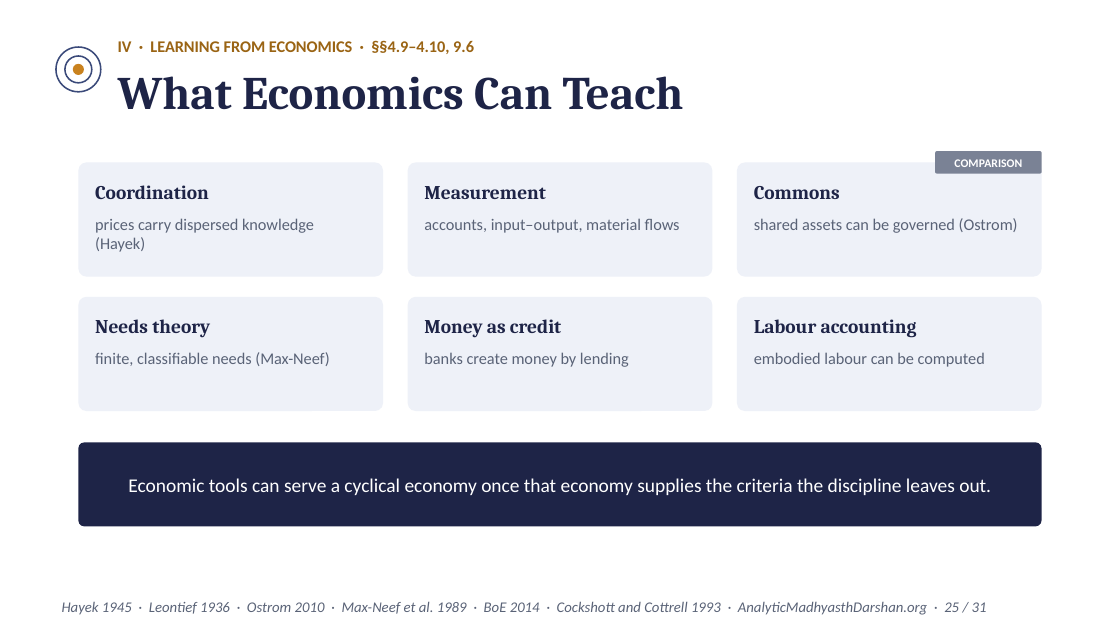
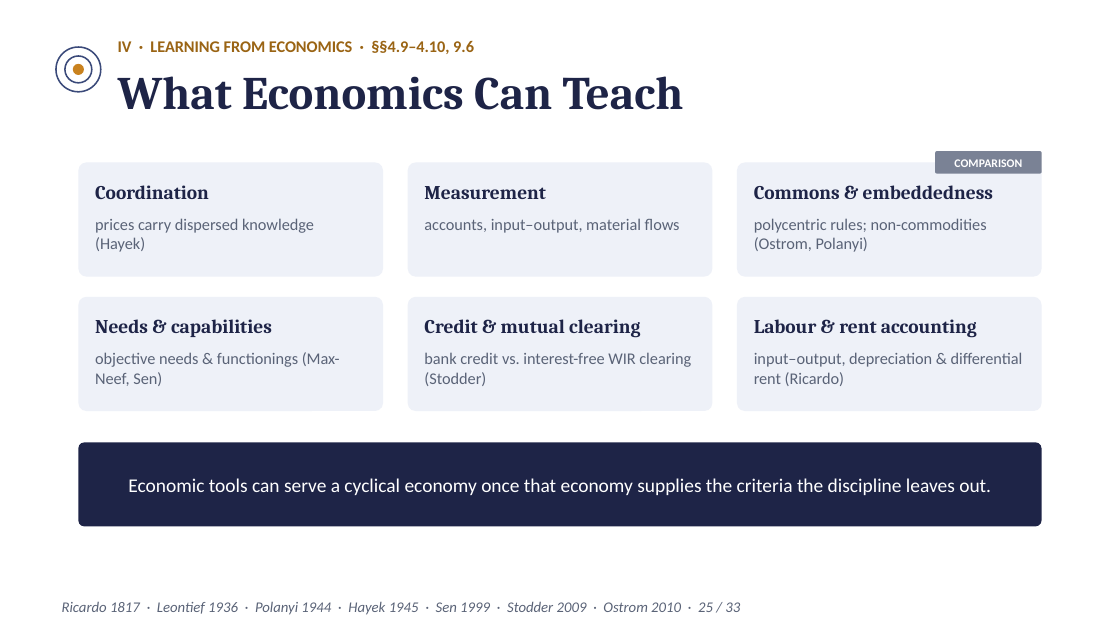
Before and after one commit to raghavamohan/AnalyticMadhyasthDarshan, a slide deck: slide 25 of Studies/Prosperity-Economics-And-Right-Use/Prosperity-Economics-And-Right-Use-Madhyasth-Darshan.pptx. Drawn at 1120x630 pixels with LibreOffice and Linux fonts; fonts in the diff are those of the drawing. Boxes give left, top, right and bottom in pixels: in the first picture for what was removed or moved away, otherwise in the second. Text is boxed around its words. In the diff, an @@ line names an element or a change of style, - is before the commit and + after.

```diff
--- a/Studies/Prosperity-Economics-And-Right-Use/Prosperity-Economics-And-Right-Use-Madhyasth-Darshan.pptx
+++ b/Studies/Prosperity-Economics-And-Right-Use/Prosperity-Economics-And-Right-Use-Madhyasth-Darshan.pptx
@@ text at box(754, 185, 993, 199): text changed @@
-Commons
+Commons & embeddedness
@@ text at box(754, 218, 987, 252): text changed @@
-shared assets can be governed (Ostrom)
+polycentric rules; non-commodities (Ostrom, Polanyi)
@@ text at box(95, 319, 272, 337): text changed @@
-Needs theory
+Needs & capabilities
@@ text at box(424, 319, 640, 338): text changed @@
-Money as credit
+Credit & mutual clearing
@@ text at box(754, 319, 977, 338): text changed @@
-Labour accounting
+Labour & rent accounting
@@ text at box(95, 352, 340, 386): text changed @@
-finite, classifiable needs (Max-Neef)
+objective needs & functionings (Max-Neef, Sen)
@@ text at box(424, 352, 691, 386): text changed @@
-banks create money by lending
+bank credit vs. interest-free WIR clearing (Stodder)
@@ text at box(754, 352, 1023, 386): text changed @@
-embodied labour can be computed
+input–output, depreciation & differential rent (Ricardo)
@@ text at box(62, 602, 740, 615): text changed @@
-Hayek 1945 · Leontief 1936 · Ostrom 2010 · Max-Neef et al. 1989 · BoE 2014 · Cockshott and Cottrell 1993 · AnalyticMadhyasthDarshan.org · 25 / 31
+Ricardo 1817 · Leontief 1936 · Polanyi 1944 · Hayek 1945 · Sen 1999 · Stodder 2009 · Ostrom 2010 · 25 / 33
```
Also in this commit, not shown: 30 other slides changed, 2 slides added, 16 other files.
